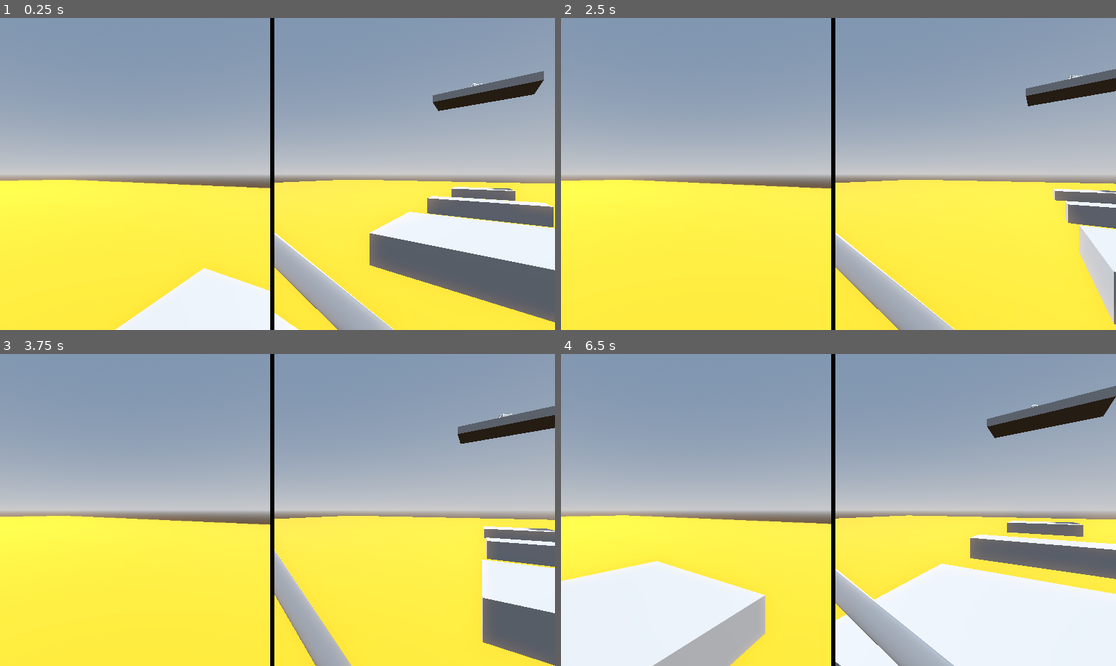
Above: before the commit, frames 1-4 (two rows, left to right).
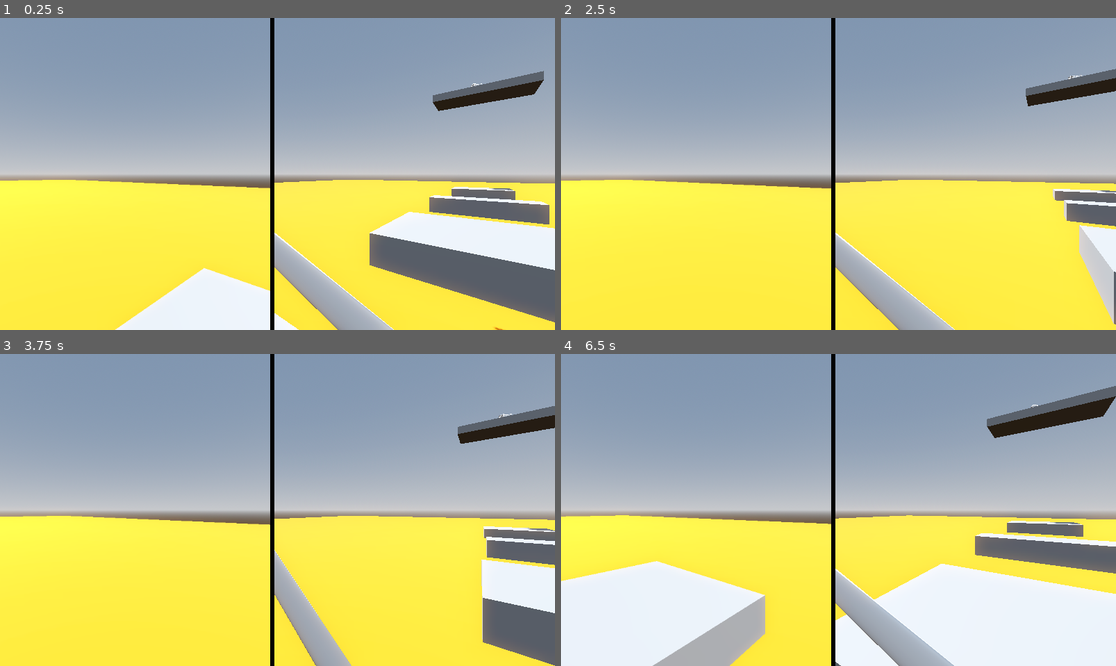
Above: after the commit, the same moments.

Repository: Sensei-whoop/Project-Daniel
Game: Godot game, scene res://Lvls/MovingPlatform.tscn
The game is run twice, just before and just after one commit, with the same random seed, the same clock (stepped at 60 frames per second) and the same inputs. This scene is started directly instead of the project's main scene.
Inputs (mouse positions are in pixels of both pictures, inside the frame that each line leads up to):
- Up to frame 1 (0.25 s): no input
- Up to frame 2 (2.5 s): tap Enter (ui_accept) at 0.5, 0.77, 1.52, 2 s; move the mouse to (866, 174) at 0.52 s; hold Up (ui_up) from 0.53 s (still down); click (866, 174) at 0.6 s; move the mouse to (810, 174) at 1.27 s; click (810, 174) at 1.35 s; move the mouse to (849, 167) at 2.02 s; click (849, 167) at 2.1 s
- Up to frame 3 (3.75 s): keep holding Up (ui_up); move the mouse to (271, 516) at 2.77 s; click (271, 516) at 2.85 s; tap Enter (ui_accept) at 3.02 s; move the mouse to (316, 513) at 3.52 s; click (316, 513) at 3.6 s
- Up to frame 4 (6.5 s): tap Enter (ui_accept) at 3.77, 4.52, 6.02 s; move the mouse to (794, 506) at 4.27 s; click (794, 506) at 4.35 s; move the mouse to (844, 510) at 5.02 s; click (844, 510) at 5.1 s; move the mouse to (816, 503) at 5.77 s; release Up (ui_up) at 5.78 s; hold Right (ui_right) from 5.78 s (still down); click (816, 503) at 5.85 s

The runs differ from the first frame. In frame 1, 0.4% of the frame differs, in the area x 76-100%, y 56-100%; in frame 2, 0.2%; in frame 3, 0.1%; in frame 4, 0.8%, in the area x 73-100%, y 57-73%.

Commit message:
changed vlaues

Diff:
--- a/Scripts/moving_platform_x_direction.gd
+++ b/Scripts/moving_platform_x_direction.gd
@@ -1,7 +1,7 @@
 extends CharacterBody3D
 
-var velocityTing = 2.0
-var maxTime = 5.0
+var velocityTing = 5.0
+var maxTime = 2.0
 var timer = 0.0
 var platformSpeed = 2.0
 
Not shown, added: finalLevel2.glb.import
